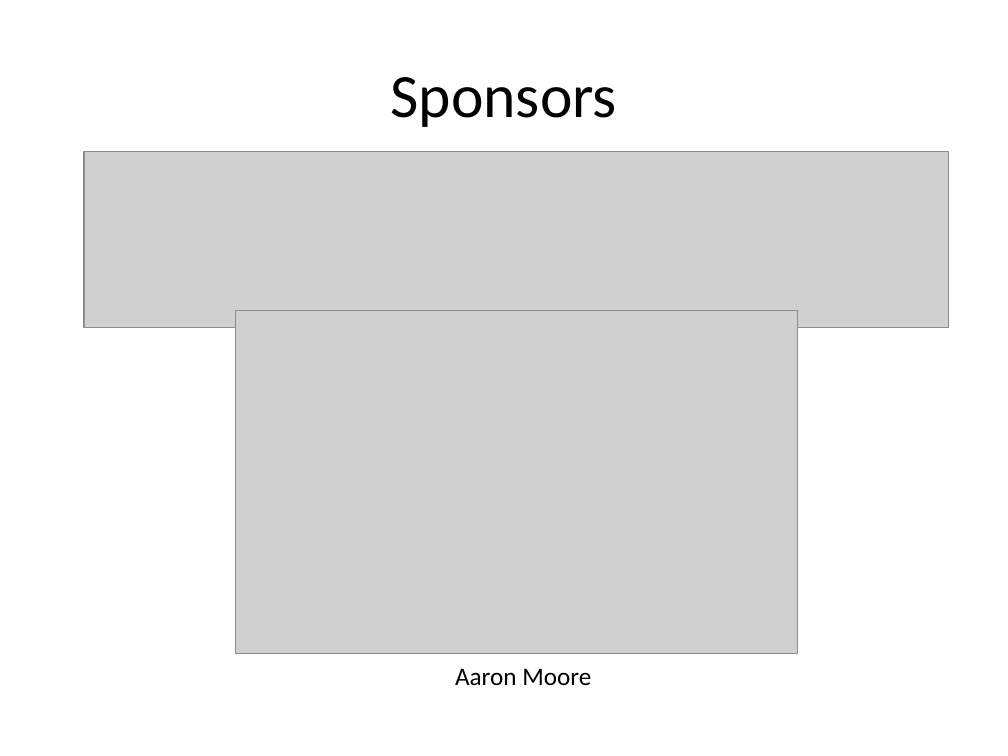
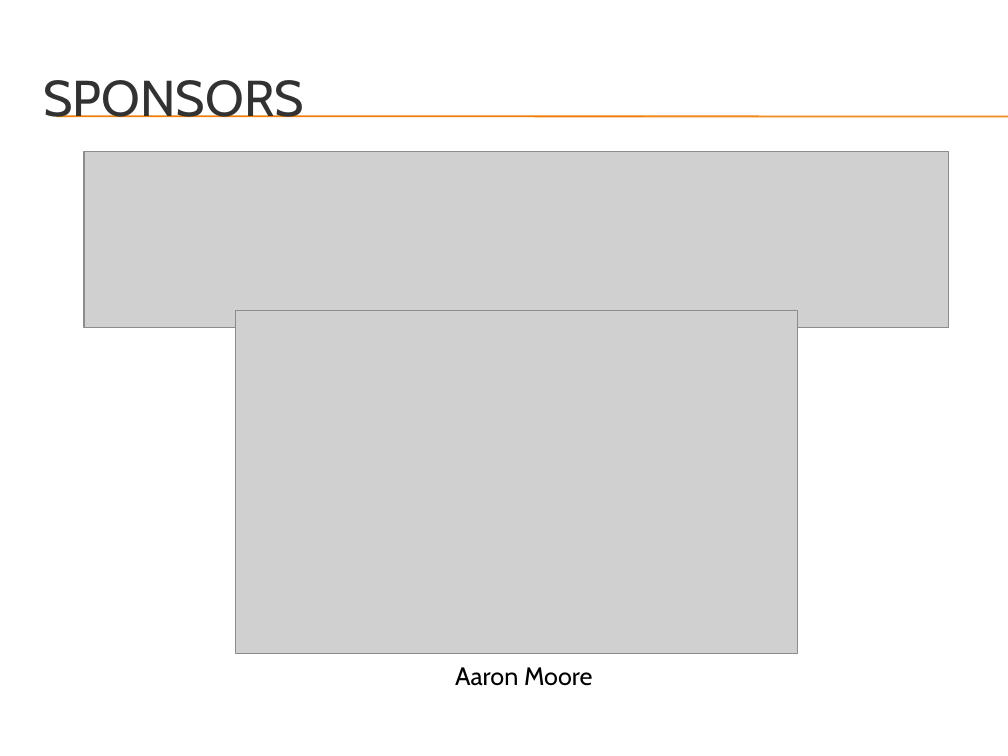
Before and after one commit to rasmusto/falcon, a slide deck: slide 10 of documentation/week8_presentation/Falcon - Quadrotor Flight Control System.pptx. Drawn at 1008x756 pixels with LibreOffice and Linux fonts; fonts in the diff are those of the drawing; grey boxes stand for pictures; background and template pictures are left out. Boxes give left, top, right and bottom in pixels: in the first picture for what was removed or moved away, otherwise in the second. Text is boxed around its words. In the diff, an @@ line names an element or a change of style, - is before the commit and + after.

Commit message:
Gave the power point a theme and some small changes

```diff
--- a/documentation/week8_presentation/Falcon - Quadrotor Flight Control System.pptx
+++ b/documentation/week8_presentation/Falcon - Quadrotor Flight Control System.pptx
@@ title at bbox=[44, 80, 304, 117]: text changed; size 44 to 36 pt; font Calibri to Cabin; text colour #000000 to #323232 @@
-Sponsors
+SPONSORS
@@ line added from (56, 116) to (1008, 116), #F07F09 0.75 pt @@
@@ line added from (56, 117) to (1008, 117), #F07F09 0.75 pt @@
@@ text "Aaron Moore" at bbox=[455, 667, 593, 686]: font Calibri to Cabin @@
```
Also in this commit, not shown: 10 other slides changed.
